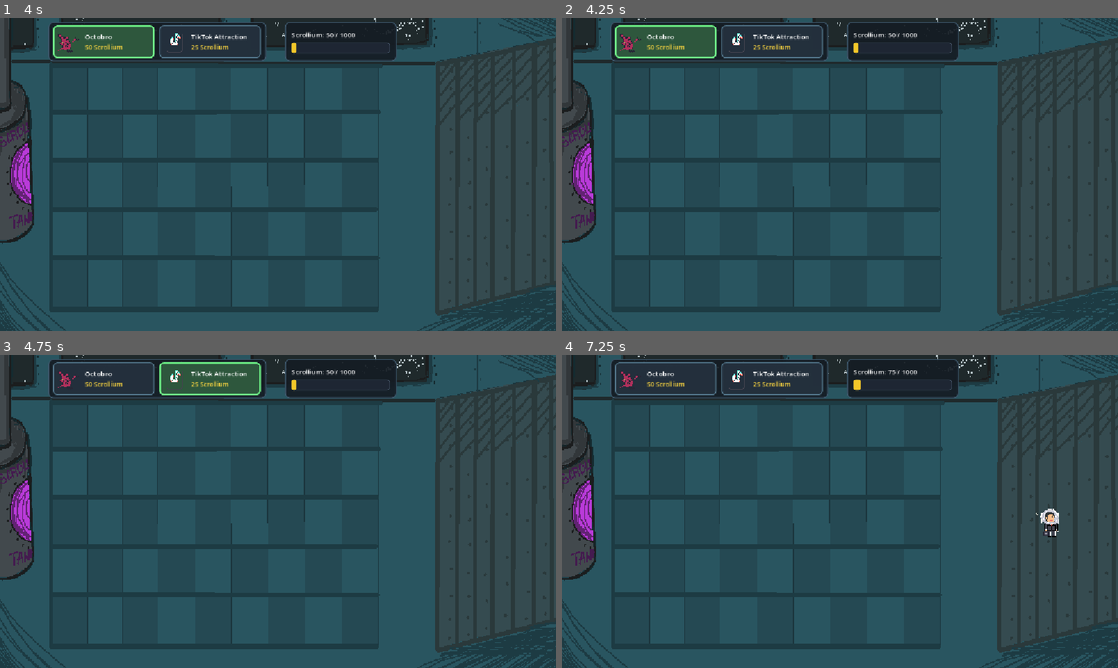
Above: before the commit, frames 1-4 (two rows, left to right).
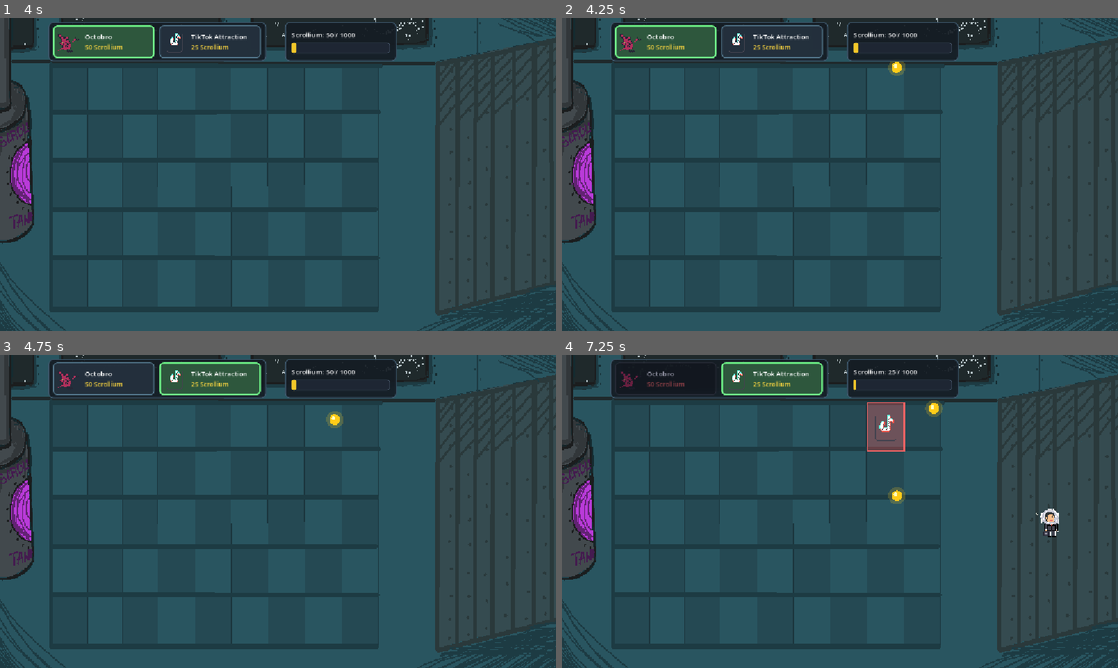
Above: after the commit, the same moments.

Repository: BogdanMartynenko/Apollo-666
Game: Godot game, scene res://Scenes/MainMenu.tscn
Same seed, same stepped clock (60 frames per second), same inputs: the game is played once before the commit and once after it. Sound files missing from this copy of the repository are replaced by a short silence.
Inputs (mouse positions are in pixels of both pictures, inside the frame that each line leads up to):
- Up to frame 1 (4 s): click (255, 265) at 0.5 s; tap Space at 1.25, 1.52 s; move the mouse to (400, 158) at 1.27 s; click (400, 158) at 1.42 s; click (105, 43) at 2 s; click (211, 43) at 2.75 s; click (105, 43) at 3.5 s
- Up to frame 2 (4.25 s): no input
- Up to frame 3 (4.75 s): click (211, 380) at 4.25 s
- Up to frame 4 (7.25 s): click (667, 380) at 5 s; click (773, 380) at 5.75 s; move the mouse to (895, 408) at 6.52 s; click (895, 408) at 6.67 s; tap Space at 6.77 s

Frame 1 is identical in both runs. In frame 2, 0.1% of the frame differs, in the area x 58-62%, y 14-19%; in frame 3, 0.1%; in frame 4, 5.1%, in the area x 9-69%, y 2-48%.

Commit message:
Increase Scrollium orb spawn rate without changing game speed

Diff:
--- a/Scenes/EnergySpawner.gd
+++ b/Scenes/EnergySpawner.gd
@@ -5,7 +5,7 @@
 @export var energy_orb_scene: PackedScene
 
 # Time between spawning energy orbs
-@export var spawn_interval: float = 7.0
+@export var spawn_interval: float = 4.0
 
 var time_since_last_spawn: float = 0.0
 
